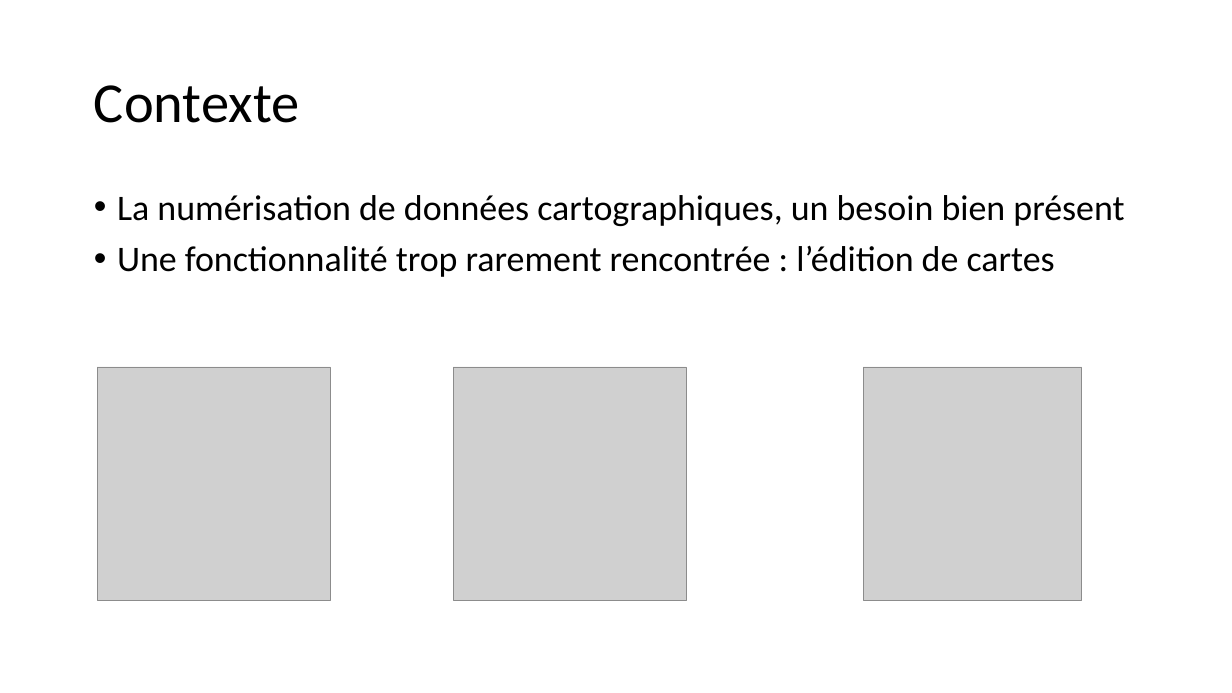
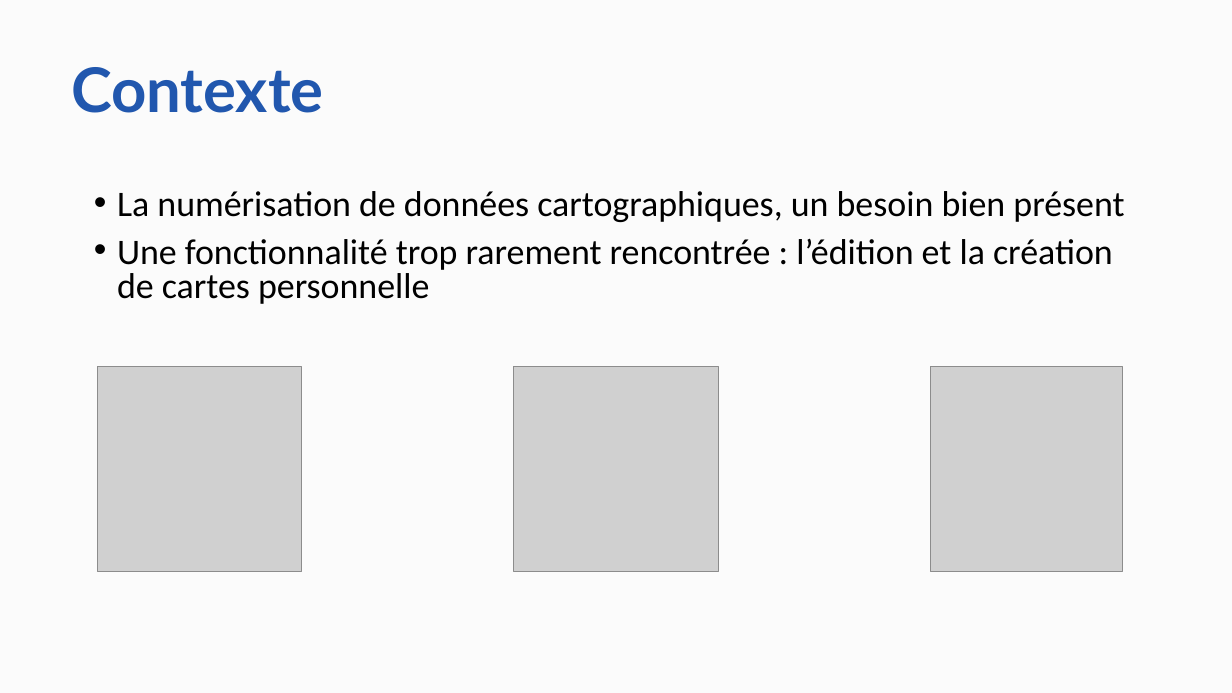
Before and after one commit to photonsquid/7map, a slide deck: slide 3 of doc/meetings/general/Projet_7map_final.pptx (slide 2 before the commit). Drawn at 1232x693 pixels with LibreOffice and Linux fonts; fonts in the diff are those of the drawing; grey boxes stand for pictures. Boxes give left, top, right and bottom in pixels: in the first picture for what was removed or moved away, otherwise in the second. Text is boxed around its words. In the diff, an @@ line names an element or a change of style, - is before the commit and + after.

```diff
--- a/doc/meetings/general/Projet_7map_final.pptx
+++ b/doc/meetings/general/Projet_7map_final.pptx
@@ background #FFFFFF to #FBFBFB @@
@@ title "Contexte": place and size @@
-title "Contexte" at [94, 85, 300, 123]
+title "Contexte" at [71, 67, 324, 113]
@@ title "Contexte" at [71, 67, 324, 113]: size 44 to 48 pt, font Calibri to Lato, text colour #000000 to #2157AE, bold on @@
@@ text at [117, 191, 1124, 222]: line spacing 0.9 to 0.8 @@
@@ text at [117, 238, 1113, 304]: text changed @@
-• Une fonctionnalité trop rarement rencontrée : l’édition de cartes
+• Une fonctionnalité trop rarement rencontrée : l’édition et la création de cartes personnelle
@@ picture: place and size @@
-picture at [97, 367, 330, 600]
+picture at [97, 367, 301, 571]
@@ picture: place and size @@
-picture at [453, 367, 686, 600]
+picture at [514, 367, 718, 571]
@@ picture: place and size @@
-picture at [863, 367, 1082, 600]
+picture at [931, 367, 1122, 571]
```
Also in this commit, not shown: 3 other slides changed, 7 slides added, 4 slides removed, 7 other files.
